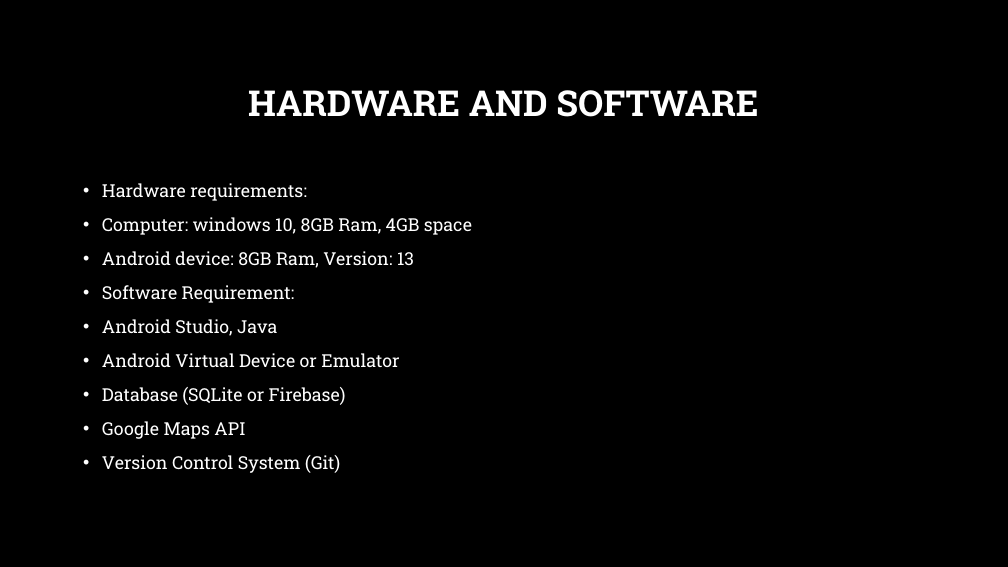
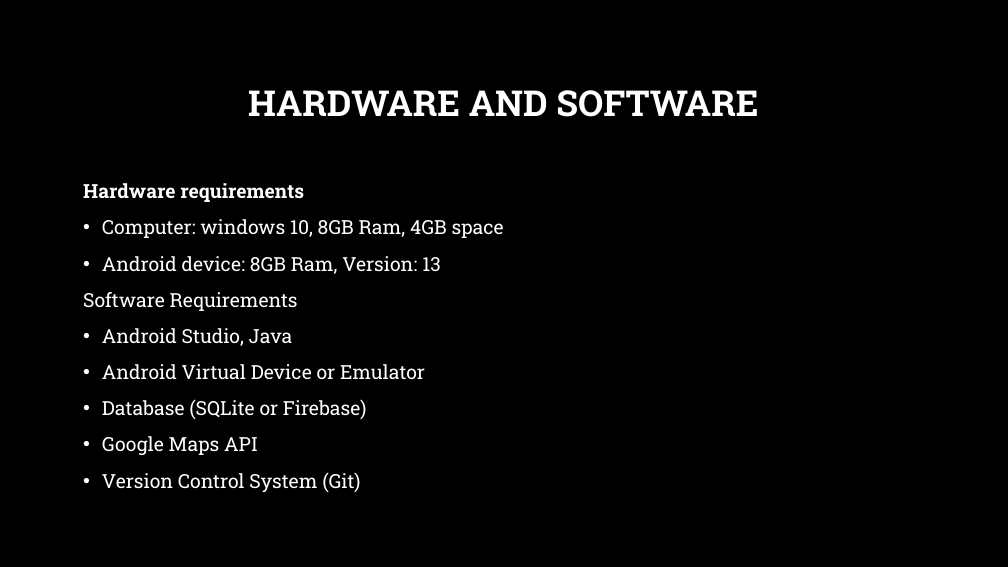
Before and after one commit to Dibya-Bharat/Major_project, a slide deck: slide 8 of Report/Tourism Recommendation System.pptx. Drawn at 1008x567 pixels with LibreOffice and Linux fonts; fonts in the diff are those of the drawing; background and template pictures are left out. Boxes give left, top, right and bottom in pixels: in the first picture for what was removed or moved away, otherwise in the second. Text is boxed around its words. In the diff, an @@ line names an element or a change of style, - is before the commit and + after.

```diff
--- a/Report/Tourism Recommendation System.pptx
+++ b/Report/Tourism Recommendation System.pptx
@@ text at [83,183,304,202]: text changed; size 17 to 18.5 pt; bold on @@
-• Hardware requirements:
+Hardware requirements
@@ text at [102,219,504,492]: size 17 to 18.5 pt in "Computer: windows 10, 8GB Ram, 4GB space", "Android device: 8GB Ram, Version: 13", "Android Studio, Java", "Android Virtual Device or Emulator" and 3 more places @@
@@ text at [83,292,298,311]: text changed; size 17 to 18.5 pt @@
-• Software Requirement:
+Software Requirements
```
Also in this commit, not shown: 6 other slides changed.
